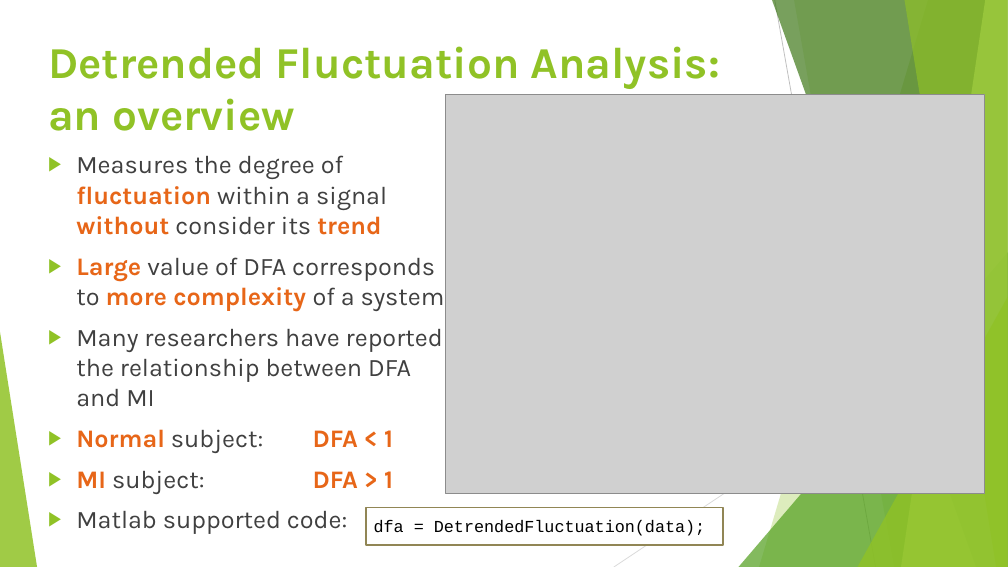
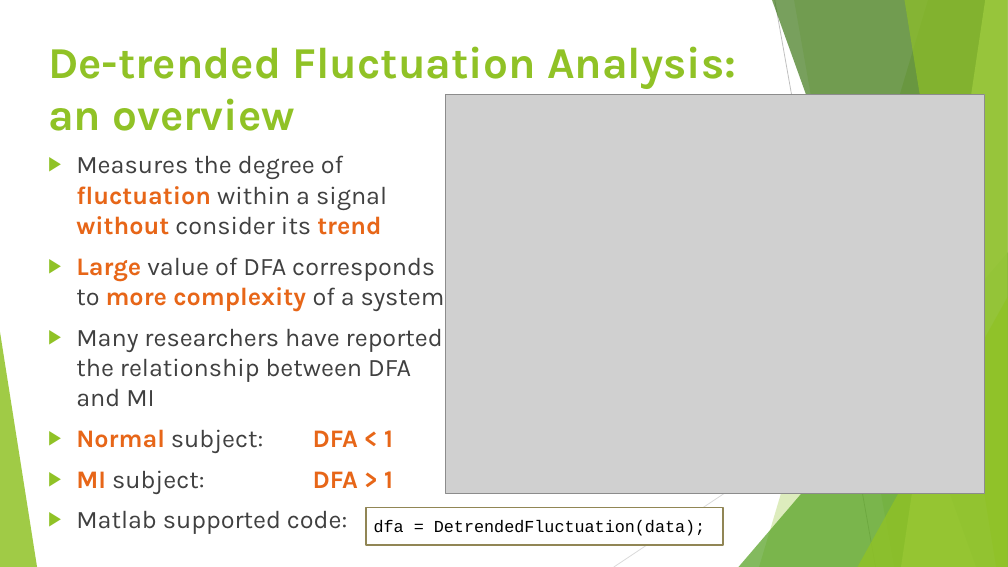
Before and after one commit to nichealpham/MY_THESIS, a slide deck: slide 13 of research/Prethesis/HK2/QUANTIFYING MYOCARDIAL DAMAGE USING ECG SIGNAL.pptx (slide 12 before the commit). Drawn at 1008x567 pixels with LibreOffice and Linux fonts; fonts in the diff are those of the drawing; grey boxes stand for pictures. Boxes give left, top, right and bottom in pixels: in the first picture for what was removed or moved away, otherwise in the second. Text is boxed around its words. In the diff, an @@ line names an element or a change of style, - is before the commit and + after.

```diff
--- a/research/Prethesis/HK2/QUANTIFYING MYOCARDIAL DAMAGE USING ECG SIGNAL.pptx
+++ b/research/Prethesis/HK2/QUANTIFYING MYOCARDIAL DAMAGE USING ECG SIGNAL.pptx
@@ title at (48, 46, 736, 131): text changed @@
-Detrended Fluctuation Analysis: an overview
+De-trended Fluctuation Analysis: an overview
```
Also in this commit, not shown: 10 other slides changed, 7 slides added, 2 slides removed, 3 other files.
